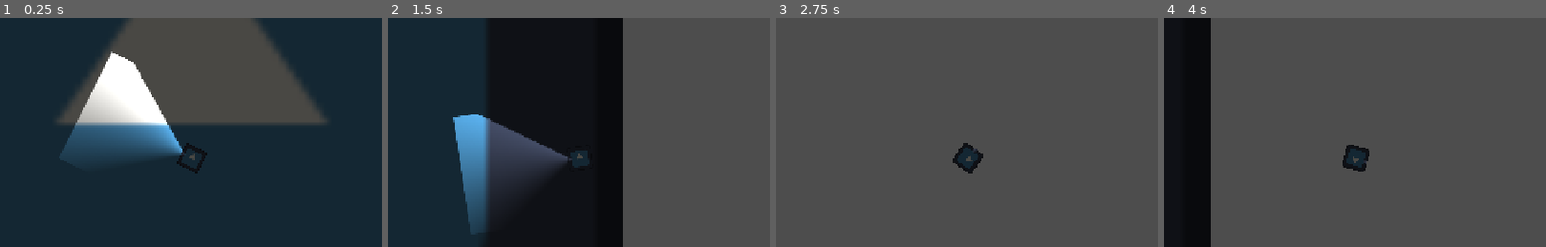
Above: before the commit, frames 1-4 (left to right).
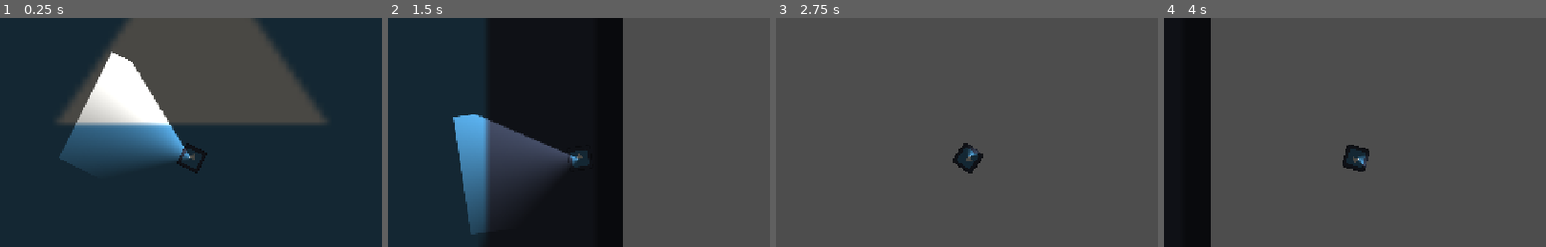
Above: after the commit, the same moments.

Repository: dama33/flashlight-game
Game: Godot game, scene res://level.tscn
Two runs of this game, one before a commit and one after it. Both use one fixed random seed, a clock stepped at 60 frames per second and the inputs below. The engine's default icon, where the game draws it, is replaced by a stand-in: a white triangle on a blue panel in a dark square.
Inputs (mouse positions are % of the whole screen's width and height, from its top left):
- Up to frame 1 (0.25 s): no input
- Up to frame 2 (1.5 s): tap Enter at 0.5 s; move the mouse to (72, 45) at 0.52 s; hold D (right) 0.53-1.28 s; move the mouse to (30, 55) at 1.27 s; hold S (down) from 1.28 s (still down)
- Up to frame 3 (2.75 s): move the mouse to (60, 28) at 2.02 s; release S (down) at 2.03 s; hold D (right) from 2.03 s (still down)
- Up to frame 4 (4 s): move the mouse to (45, 70) at 2.77 s; release D (right) at 2.78 s; hold W (up) 2.78-3.53 s; tap Space at 3.5 s; move the mouse to (80, 65) at 3.52 s; hold A (left) from 3.53 s (still down)
The pictures show only the part of the screen within x 25-75%, y 19-69%; the shares and areas given below are measured in that part.

The runs differ from the first frame. In frame 1, 0.5% of the frame differs, in the area x 34-50%, y 19-63%; in frame 2, 0.2%; in frame 3, less than 0.1%; in frame 4, less than 0.1%.

Commit message:
add asset folder

Diff:
--- a/player.tscn
+++ b/player.tscn
@@ -17,8 +17,8 @@
 width = 100
 height = 100
 fill = 3
-fill_from = Vector2(0.5, 0.9391304)
-fill_to = Vector2(0.7543478, 0.5652174)
+fill_from = Vector2(0, 0.49347827)
+fill_to = Vector2(0.76521736, 0.9695652)
 
 [node name="Player" type="CharacterBody2D" unique_id=1424454092]
 script = ExtResource("1_4flbx")
@@ -35,13 +35,12 @@
 zoom = Vector2(2, 2)
 
 [node name="Area2D" type="Area2D" parent="." unique_id=1179870821]
-rotation = 1.5707964
-
-[node name="PointLight2D" type="PointLight2D" parent="Area2D" unique_id=1457794309]
-texture = SubResource("GradientTexture2D_c4nxb")
-offset = Vector2(0, -50)
 
 [node name="CollisionPolygon2D" type="CollisionPolygon2D" parent="Area2D" unique_id=22475311]
-polygon = PackedVector2Array(0, 0, -50, -100, 50, -100)
+polygon = PackedVector2Array(0, 0, 100, -50, 100, 50)
+
+[node name="PointLight2D" type="PointLight2D" parent="Area2D/CollisionPolygon2D" unique_id=1457794309]
+texture = SubResource("GradientTexture2D_c4nxb")
+offset = Vector2(50, 0)
 
 [connection signal="draw" from="Area2D/CollisionPolygon2D" to="." method="_on_collision_polygon_2d_draw"]
